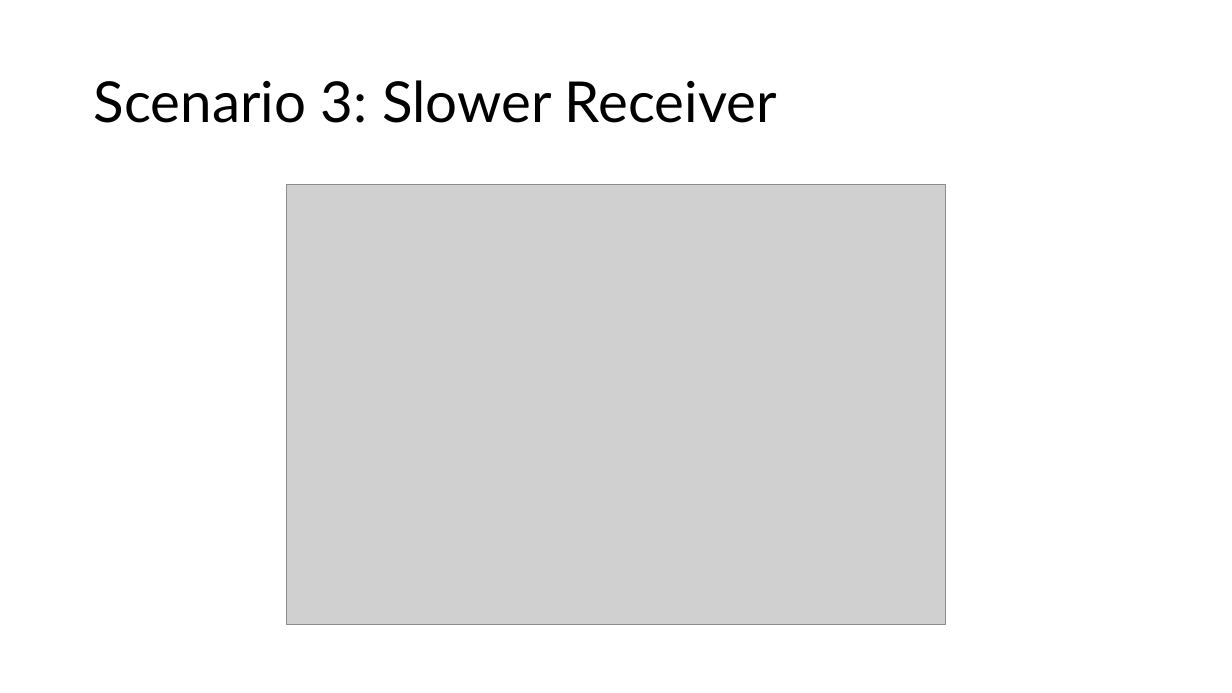
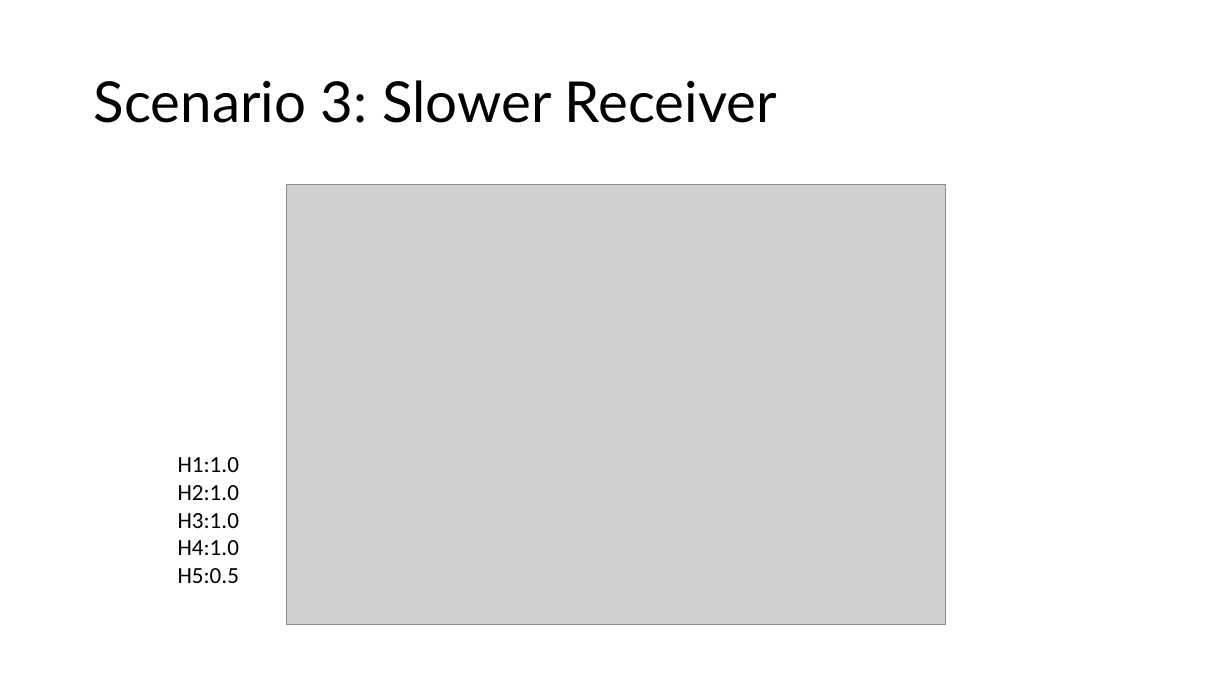
Before and after one commit to LittleD3092/reliable-in-network-aggregation, a slide deck: slide 13 of report.pptx. Drawn at 1232x693 pixels with LibreOffice and Linux fonts; fonts in the diff are those of the drawing; grey boxes stand for pictures. Boxes give left, top, right and bottom in pixels: in the first picture for what was removed or moved away, otherwise in the second. Text is boxed around its words. In the diff, an @@ line names an element or a change of style, - is before the commit and + after.

```diff
--- a/report.pptx
+++ b/report.pptx
@@ text added at [178,457,239,583], 18 pt, text #000000 @@
+H1:1.0
+H2:1.0
+H3:1.0
+H4:1.0
+H5:0.5
```
Also in this commit, not shown: 5 other slides changed.
